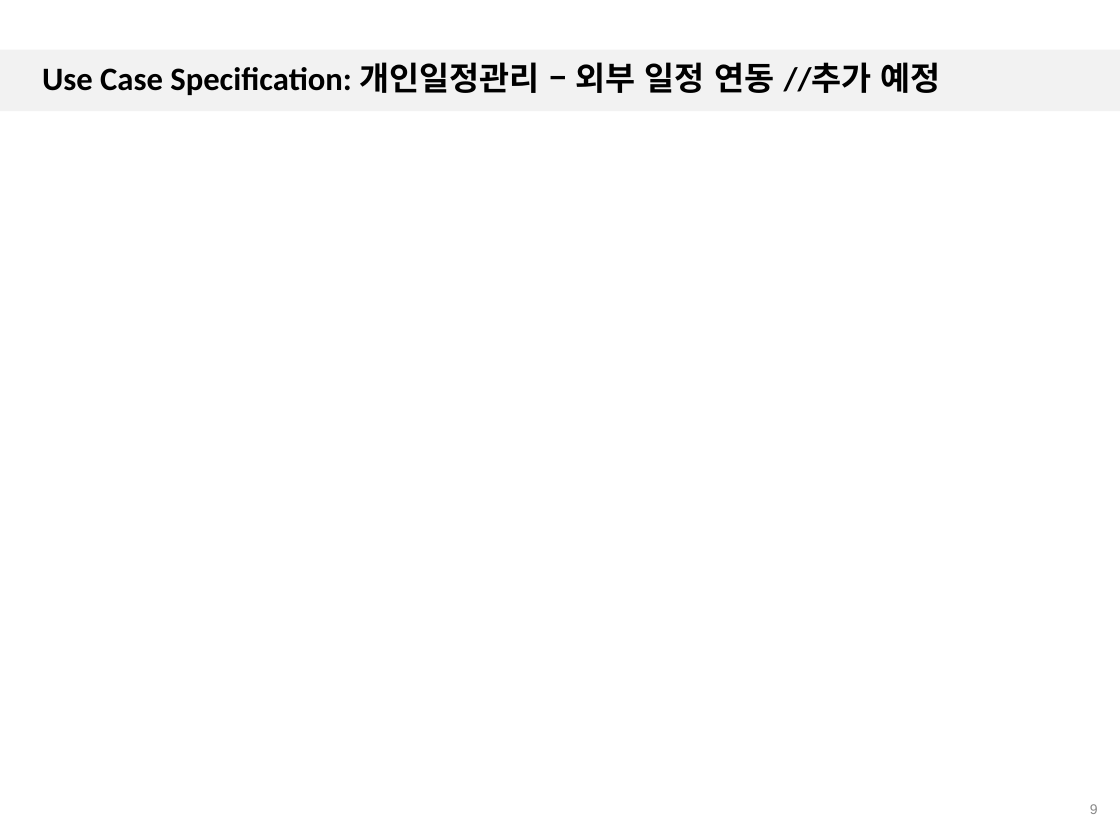
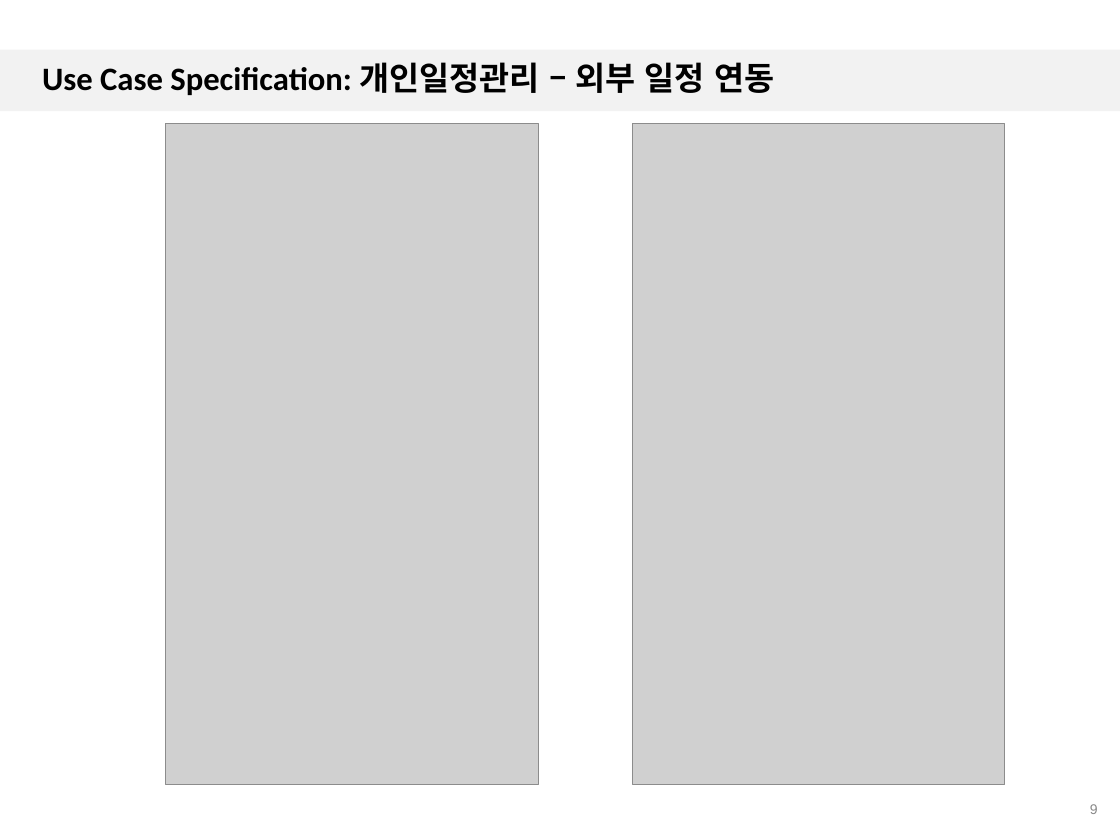
Before and after one commit to 7hong13/FillingGood, a slide deck: slide 9 of SRS/1.4/4팀_일정추천앱_UC_Spec_1.4.pptx. Drawn at 1120x840 pixels with LibreOffice and Linux fonts; fonts in the diff are those of the drawing; grey boxes stand for pictures; background and template pictures are left out. Boxes give left, top, right and bottom in pixels: in the first picture for what was removed or moved away, otherwise in the second. Text is boxed around its words. In the diff, an @@ line names an element or a change of style, - is before the commit and + after.

```diff
--- a/SRS/1.4/4팀_일정추천앱_UC_Spec_1.4.pptx
+++ b/SRS/1.4/4팀_일정추천앱_UC_Spec_1.4.pptx
@@ title at (42,62,774,95): text changed @@
-Use Case Specification: 개인일정관리 – 외부 일정 연동 //추가 예정
+Use Case Specification: 개인일정관리 – 외부 일정 연동
@@ picture added at (166,123,539,785) @@
@@ picture added at (633,123,1005,785) @@
```
Also in this commit, not shown: 5 other slides changed, 1 slide added.
